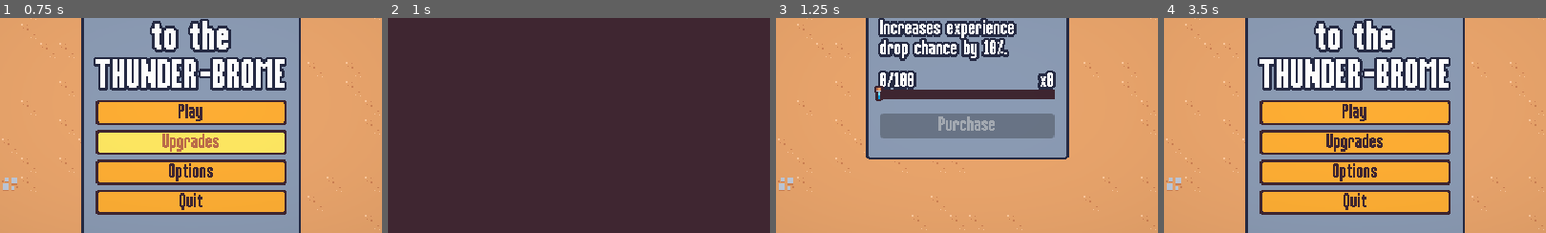
Above: before the commit, frames 1-4 (left to right).
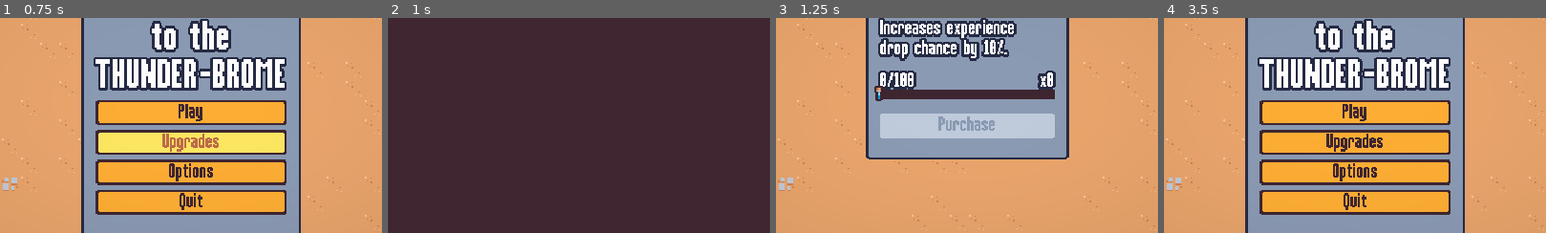
Above: after the commit, the same moments.

Repository: bseth15/2DSurvivorsCourse
Game: Godot game, scene res://scenes/ui/main_menu.tscn
The game is run twice, just before and just after one commit, with the same random seed, the same clock (stepped at 60 frames per second) and the same inputs.
Inputs (mouse positions are % of the whole screen's width and height, from its top left):
- Up to frame 1 (0.75 s): click "Upgrades" at 0.5 s
- Up to frame 2 (1 s): no input
- Up to frame 3 (1.25 s): no input
- Up to frame 4 (3.5 s): move the mouse to (72, 45) at 1.27 s; press the mouse at (72, 45) at 1.28 s; hold D (move_right) 1.28-2.03 s; tap Enter at 2 s; move the mouse to (30, 55) at 2.02 s; release the mouse at (30, 55) at 2.03 s; hold S (move_down) 2.03-2.75 s; click (30, 55) at 2.1 s; click "Back" at 2.75 s
The pictures show only the part of the screen within x 25-75%, y 30-80%; the shares and areas given below are measured in that part.

Frames 1-2 are identical in both runs. In frame 3, 5.3% of the frame differs, in the area x 27-73%, y 44-56%; in frame 4, nothing differs.

Commit message:
add scroll container to meta upgrade menu

Diff:
--- a/resources/theme/theme.tres
+++ b/resources/theme/theme.tres
@@ -8,6 +8,14 @@
 content_margin_top = 4.0
 content_margin_right = 4.0
 content_margin_bottom = 4.0
+texture = ExtResource("1_smrbj")
+texture_margin_left = 1.0
+texture_margin_top = 1.0
+texture_margin_right = 1.0
+texture_margin_bottom = 1.0
+region_rect = Rect2(18, 2, 12, 12)
+
+[sub_resource type="StyleBoxTexture" id="StyleBoxTexture_s7nt0"]
 texture = ExtResource("1_smrbj")
 texture_margin_left = 1.0
 texture_margin_top = 1.0
@@ -81,6 +89,37 @@
 [sub_resource type="StyleBoxFlat" id="StyleBoxFlat_7mwt1"]
 bg_color = Color(0.247059, 0.14902, 0.192157, 1)
 
+[sub_resource type="StyleBoxFlat" id="StyleBoxFlat_w7j34"]
+bg_color = Color(0.996078, 0.682353, 0.203922, 1)
+border_width_left = 2
+border_width_top = 2
+border_width_right = 2
+border_width_bottom = 2
+border_color = Color(0.8, 0.8, 0.8, 0)
+
+[sub_resource type="StyleBoxFlat" id="StyleBoxFlat_xk332"]
+bg_color = Color(0.996078, 0.682353, 0.203922, 1)
+border_width_left = 2
+border_width_top = 2
+border_width_right = 2
+border_width_bottom = 2
+border_color = Color(0.8, 0.8, 0.8, 0)
+
+[sub_resource type="StyleBoxFlat" id="StyleBoxFlat_x428x"]
+bg_color = Color(0.996078, 0.682353, 0.203922, 1)
+border_width_left = 2
+border_width_top = 2
+border_width_right = 2
+border_width_bottom = 2
+border_color = Color(0.8, 0.8, 0.8, 0)
+
+[sub_resource type="StyleBoxFlat" id="StyleBoxFlat_w68xk"]
+content_margin_left = 4.0
+content_margin_top = 0.0
+content_margin_right = 4.0
+content_margin_bottom = 0.0
+bg_color = Color(0.247059, 0.14902, 0.192157, 1)
+
 [resource]
 default_font = ExtResource("1_40go0")
 default_font_size = 16
@@ -93,9 +132,11 @@
 BlueOutlineLabel/constants/shadow_offset_x = 0
 BlueOutlineLabel/constants/shadow_offset_y = 0
 Button/colors/font_color = Color(0.247059, 0.14902, 0.192157, 1)
+Button/colors/font_disabled_color = Color(0.545098, 0.607843, 0.705882, 1)
 Button/colors/font_focus_color = Color(0.247059, 0.14902, 0.192157, 1)
 Button/colors/font_hover_color = Color(0.741176, 0.423529, 0.290196, 1)
 Button/colors/font_pressed_color = Color(0.247059, 0.14902, 0.192157, 1)
+Button/styles/disabled = SubResource("StyleBoxTexture_s7nt0")
 Button/styles/focus = SubResource("StyleBoxEmpty_a7pe8")
 Button/styles/hover = SubResource("StyleBoxTexture_i1k0r")
 Button/styles/normal = SubResource("StyleBoxTexture_s1sgp")
@@ -108,3 +149,7 @@
 Label/constants/line_spacing = 2
 PanelContainer/styles/panel = SubResource("StyleBoxTexture_y6lre")
 ProgressBar/styles/background = SubResource("StyleBoxFlat_7mwt1")
+VScrollBar/styles/grabber = SubResource("StyleBoxFlat_w7j34")
+VScrollBar/styles/grabber_highlight = SubResource("StyleBoxFlat_xk332")
+VScrollBar/styles/grabber_pressed = SubResource("StyleBoxFlat_x428x")
+VScrollBar/styles/scroll = SubResource("StyleBoxFlat_w68xk")
--- a/scenes/ui/meta_menu.tscn
+++ b/scenes/ui/meta_menu.tscn
@@ -17,29 +17,55 @@
 layer_0/tile_data = PackedInt32Array(1835054, 196608, 2, 1769518, 196608, 1, 1703982, 196608, 1, 1638446, 196608, 1, 15 …(92341 unchanged characters)…
 metadata/_edit_lock_ = true
 
-[node name="MarginContainer" type="MarginContainer" parent="."]
+[node name="ScrollContainer" type="ScrollContainer" parent="."]
 anchors_preset = 15
 anchor_right = 1.0
 anchor_bottom = 1.0
 grow_horizontal = 2
 grow_vertical = 2
+
+[node name="MarginContainer" type="MarginContainer" parent="ScrollContainer"]
+layout_mode = 2
+size_flags_horizontal = 3
 theme_override_constants/margin_left = 32
 theme_override_constants/margin_top = 16
 theme_override_constants/margin_right = 32
 theme_override_constants/margin_bottom = 16
 
-[node name="GridContainer" type="GridContainer" parent="MarginContainer"]
+[node name="GridContainer" type="GridContainer" parent="ScrollContainer/MarginContainer"]
 unique_name_in_owner = true
 layout_mode = 2
-size_flags_horizontal = 4
+size_flags_horizontal = 6
 theme_override_constants/h_separation = 33
+theme_override_constants/v_separation = 33
 columns = 2
 
-[node name="MetaUpgradeCard" parent="MarginContainer/GridContainer" instance=ExtResource("4_yqxo6")]
+[node name="MetaUpgradeCard" parent="ScrollContainer/MarginContainer/GridContainer" instance=ExtResource("4_yqxo6")]
 layout_mode = 2
 
-[node name="MetaUpgradeCard2" parent="MarginContainer/GridContainer" instance=ExtResource("4_yqxo6")]
+[node name="MetaUpgradeCard2" parent="ScrollContainer/MarginContainer/GridContainer" instance=ExtResource("4_yqxo6")]
 layout_mode = 2
+
+[node name="MetaUpgradeCard3" parent="ScrollContainer/MarginContainer/GridContainer" instance=ExtResource("4_yqxo6")]
+layout_mode = 2
+
+[node name="MetaUpgradeCard4" parent="ScrollContainer/MarginContainer/GridContainer" instance=ExtResource("4_yqxo6")]
+layout_mode = 2
+
+[node name="MetaUpgradeCard5" parent="ScrollContainer/MarginContainer/GridContainer" instance=ExtResource("4_yqxo6")]
+layout_mode = 2
+
+[node name="MetaUpgradeCard6" parent="ScrollContainer/MarginContainer/GridContainer" instance=ExtResource("4_yqxo6")]
+layout_mode = 2
+
+[node name="MarginContainer" type="MarginContainer" parent="."]
+offset_right = 114.0
+offset_bottom = 53.0
+size_flags_horizontal = 3
+theme_override_constants/margin_left = 32
+theme_override_constants/margin_top = 16
+theme_override_constants/margin_right = 32
+theme_override_constants/margin_bottom = 16
 
 [node name="BackButton" type="Button" parent="MarginContainer"]
 unique_name_in_owner = true
--- a/scenes/ui/meta_upgrade_card.gd
+++ b/scenes/ui/meta_upgrade_card.gd
@@ -14,10 +14,10 @@
 	purchase_button.pressed.connect(on_purchase_pressed)
 
 
-func set_meta_upgrade(upgrade: MetaUpgrade):
-	self.upgrade = upgrade
-	name_label.text = upgrade.title
-	description_label.text = upgrade.description
+func set_meta_upgrade(meta_upgrade: MetaUpgrade):
+	upgrade = meta_upgrade
+	name_label.text = meta_upgrade.title
+	description_label.text = meta_upgrade.description
 	update_progress()
 
 
Not shown: 1 places in resources/theme/theme.tres that only renumber resources
